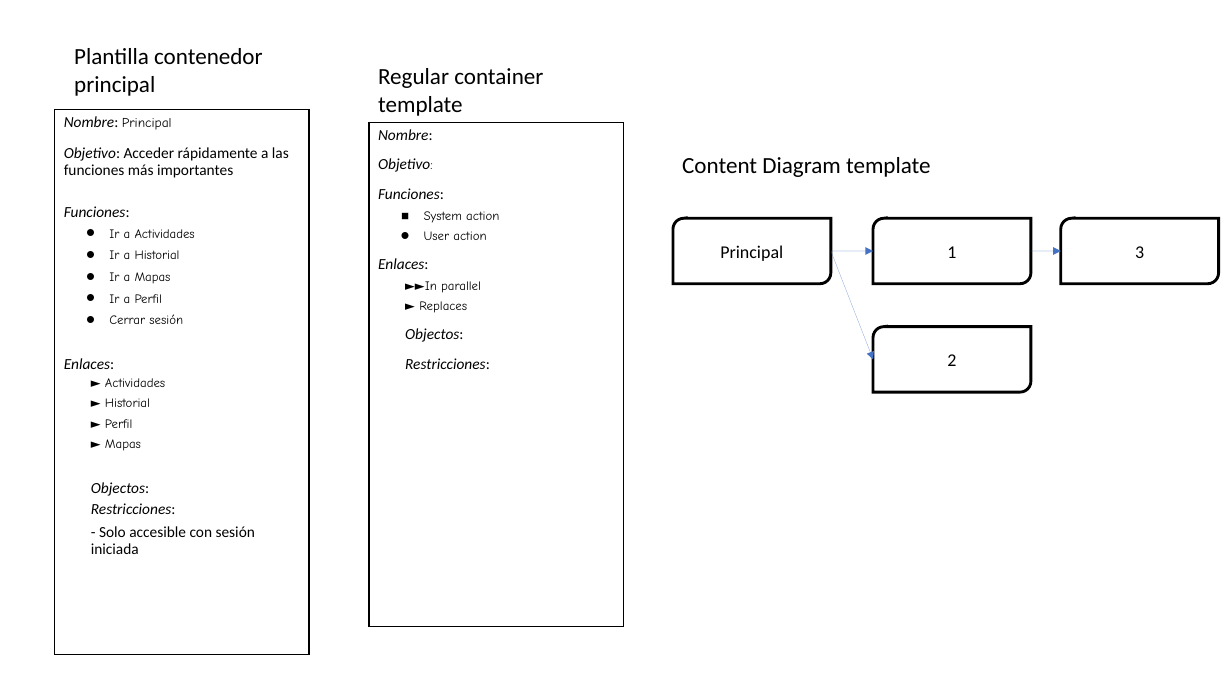
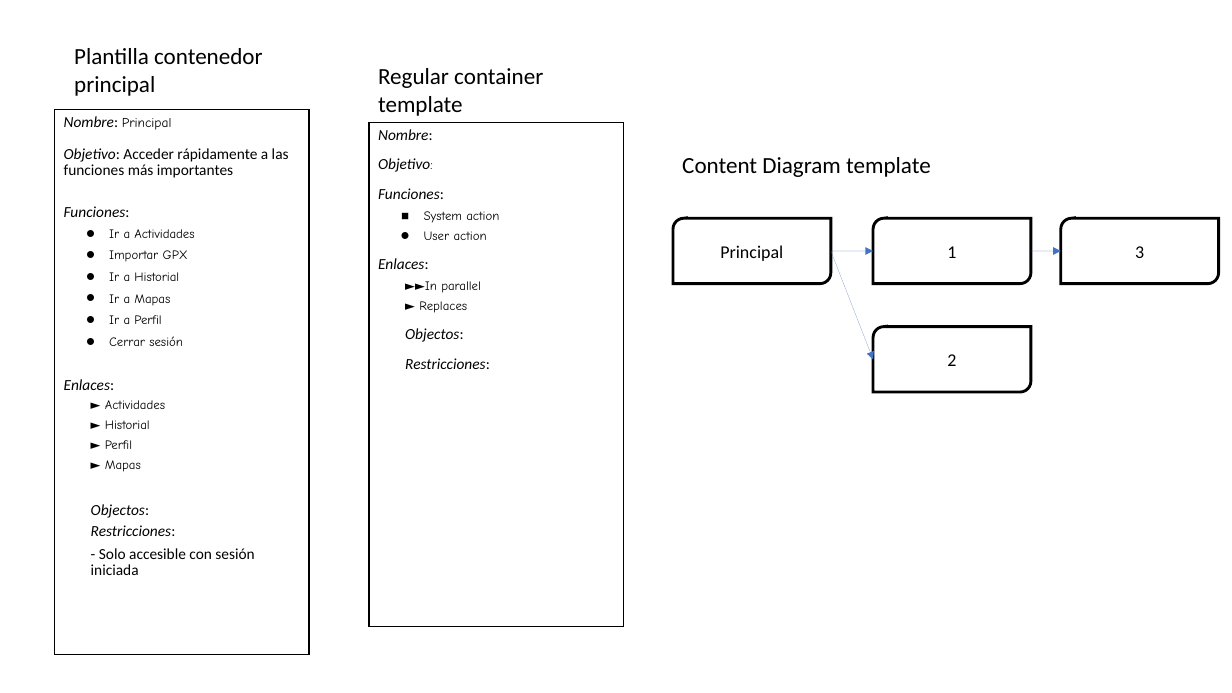
Before and after one commit to Mariaax6/running-la-safor-ipc, a slide deck: slide 1 of docs/Containers-Plantilla.pptx. Drawn at 1232x693 pixels with LibreOffice and Linux fonts; fonts in the diff are those of the drawing. Boxes give left, top, right and bottom in pixels: in the first picture for what was removed or moved away, otherwise in the second. Text is boxed around its words. In the diff, an @@ line names an element or a change of style, - is before the commit and + after.

Commit message:
Nueva versión archivo

```diff
--- a/docs/Containers-Plantilla.pptx
+++ b/docs/Containers-Plantilla.pptx
@@ text in rectangle at bbox=[109, 250, 188, 262]: paragraph added @@
+  • Importar GPX
```
